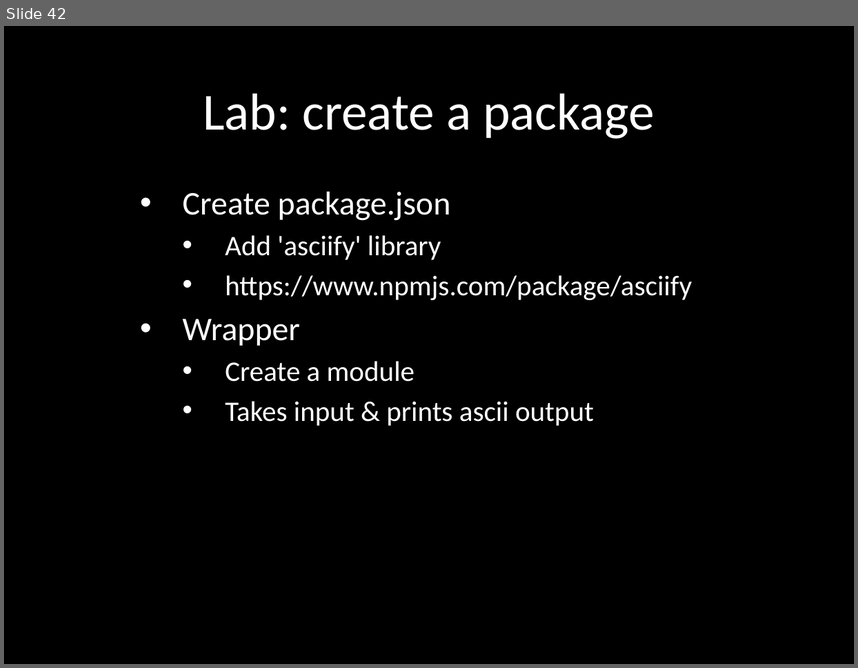
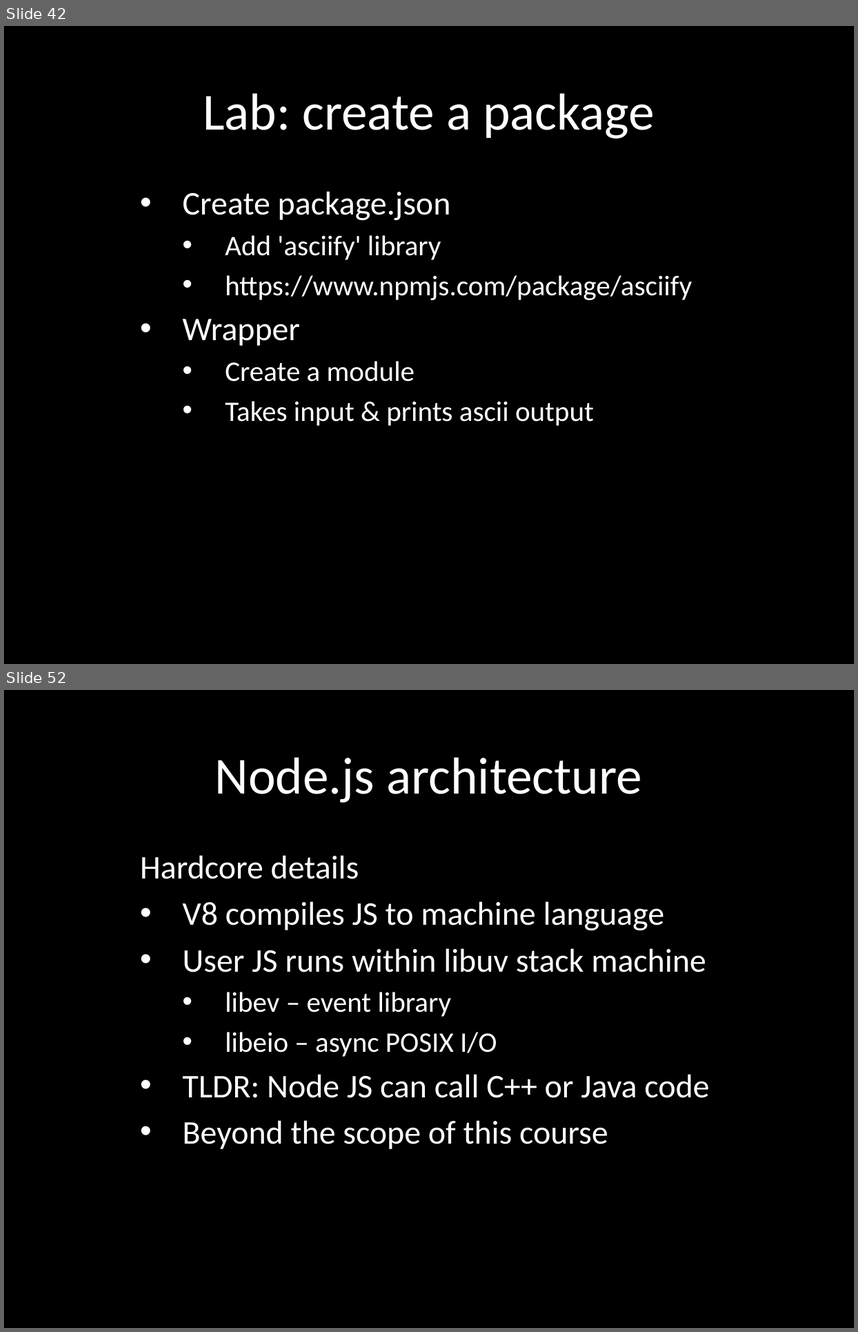
Before and after one commit to eliasjames/training-node, a slide deck: slides/Node Slides Day 1.pptx. Shown one above the other, each under a label of ours: slide 42 before the commit, slides 42 and 52 after it; the slides between them are not shown. The pictures are 858x668 and 858x1332 pixels, drawn with LibreOffice and Linux fonts; fonts in the diff are those of the drawing. Boxes give left, top, right and bottom in pixels: in the first picture for what was removed or moved away, otherwise in the second. Text is boxed around its words. In the diff, an @@ line names an element or a change of style, - is before the commit and + after.

Commit message:
Add node architecture to day 1, start day 2

```diff
--- a/slides/Node Slides Day 1.pptx
+++ b/slides/Node Slides Day 1.pptx
@@ slide 52 added at [4, 690, 854, 1328], background #000000 @@
@@ title added at [215, 757, 642, 802], 44 pt, text #FFFFFF @@
+Node.js architecture
@@ subtitle added at [140, 855, 709, 1149], 28 pt, text #FFFFFF @@
+  Hardcore details
+  • V8 compiles JS to machine language
+  • User JS runs within libuv stack machine
+    • libev – event library
+    • libeio – async POSIX I/O
+  • TLDR: Node JS can call C++ or Java code
+  • Beyond the scope of this course
```
Also in this commit, not shown: 5 slides changed, 9 other slides added, 1 other file.
